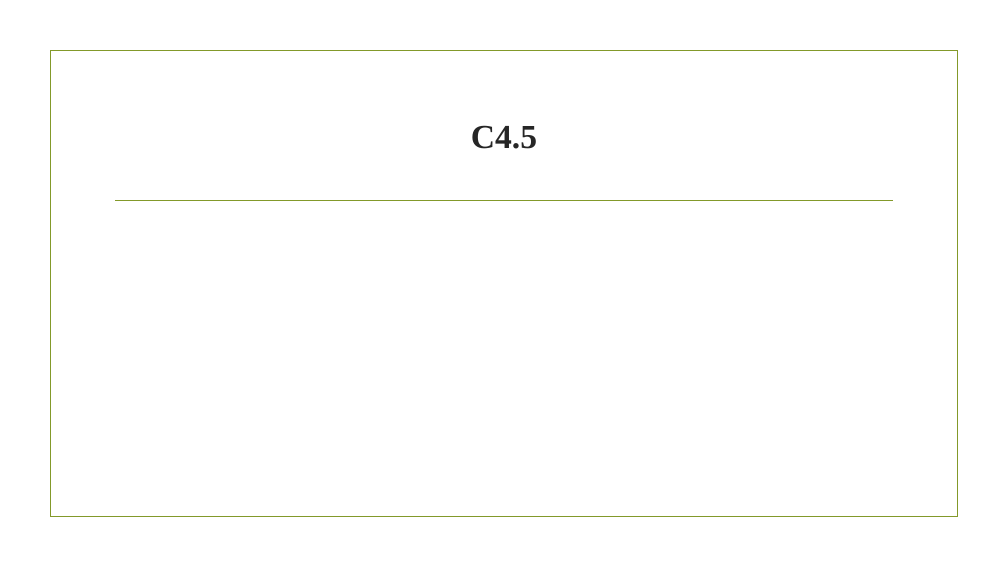
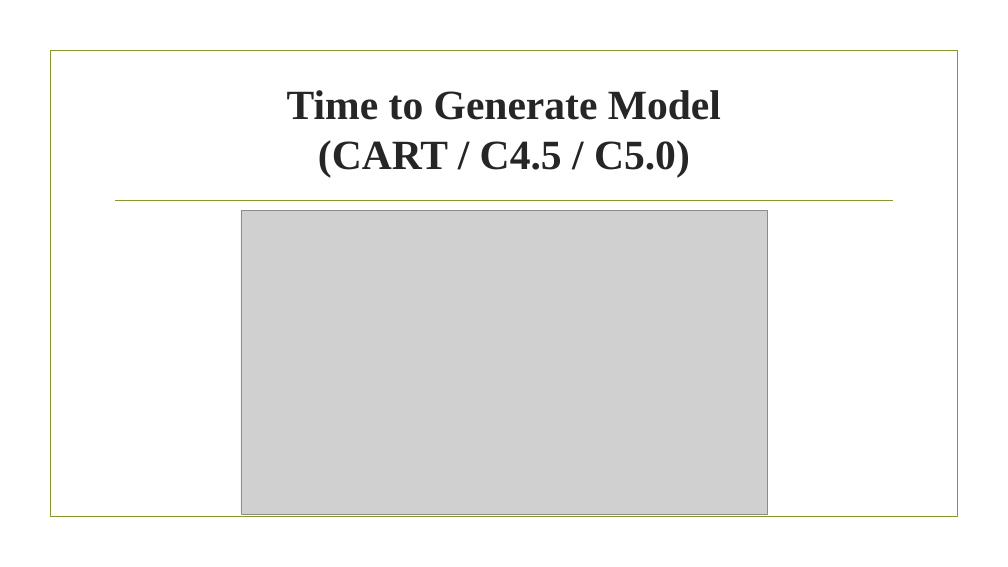
Before and after one commit to mbandam/CS513-KDD, a slide deck: slide 10 of Risk Classification for Prudential.pptx. Drawn at 1008x567 pixels with LibreOffice and Linux fonts; fonts in the diff are those of the drawing; grey boxes stand for pictures; background and template pictures are left out. Boxes give left, top, right and bottom in pixels: in the first picture for what was removed or moved away, otherwise in the second. Text is boxed around its words. In the diff, an @@ line names an element or a change of style, - is before the commit and + after.

Commit message:
add slides for CART, C45, C50

```diff
--- a/Risk Classification for Prudential.pptx
+++ b/Risk Classification for Prudential.pptx
@@ title at <box>287,90,721,178</box>: text changed; size 32 to 39.6 pt @@
-C4.5
+Time to Generate Model
+(CART / C4.5 / C5.0)
@@ picture added at <box>241,211,768,514</box> @@
```
Also in this commit, not shown: 1 other slide changed, 2 slides added, 1 slide removed.
